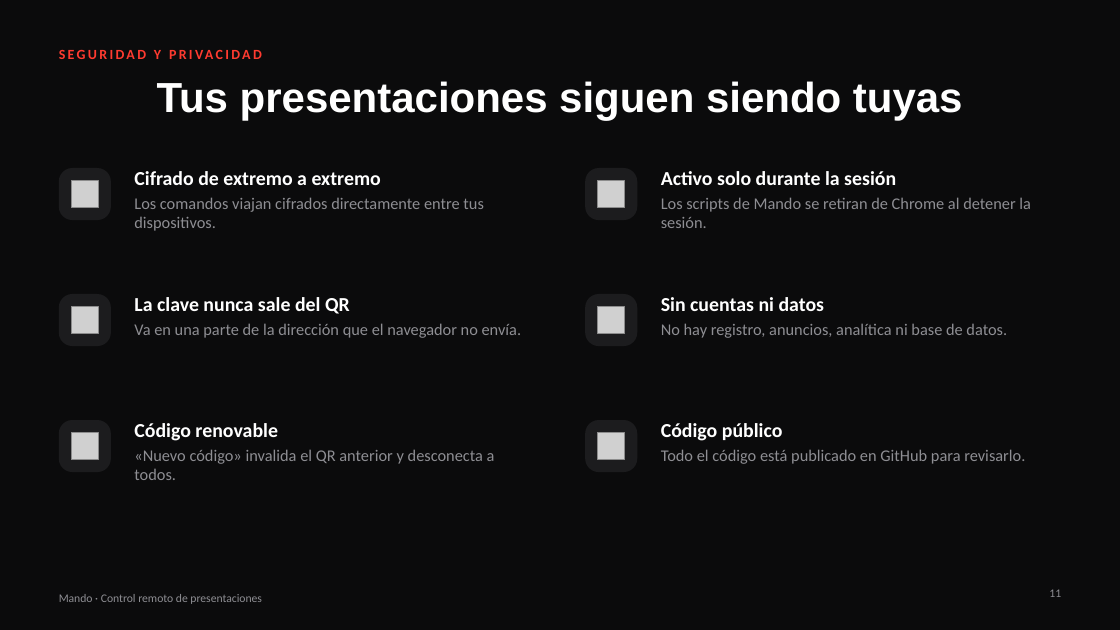
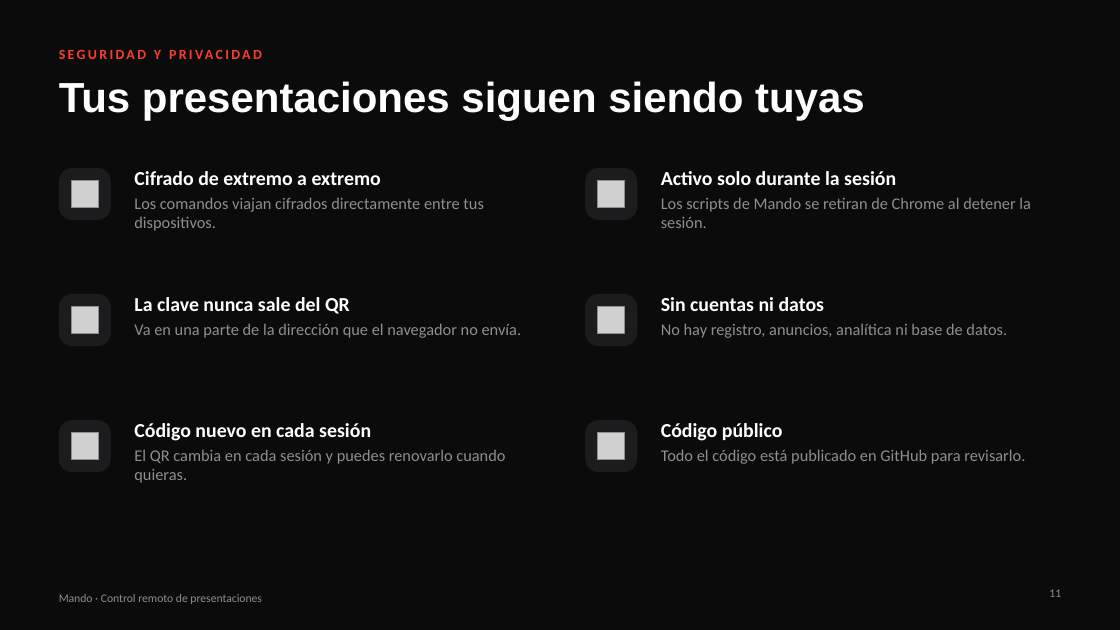
Before and after one commit to mjmc4498/mando, a slide deck: slide 11 of presentacion/mando.pptx. Drawn at 1120x630 pixels with LibreOffice and Linux fonts; fonts in the diff are those of the drawing; grey boxes stand for pictures. Boxes give left, top, right and bottom in pixels: in the first picture for what was removed or moved away, otherwise in the second. Text is boxed around its words. In the diff, an @@ line names an element or a change of style, - is before the commit and + after.

```diff
--- a/presentacion/mando.pptx
+++ b/presentacion/mando.pptx
@@ title "Tus presentaciones siguen siendo tuyas" at (59, 81, 865, 121): alignment centre to left @@
@@ text at (134, 423, 505, 483): text changed @@
-Código renovable
-«Nuevo código» invalida el QR anterior y desconecta a todos.
+Código nuevo en cada sesión
+El QR cambia en cada sesión y puedes renovarlo cuando quieras.
```
Also in this commit, not shown: 13 other slides changed, 1 slide added.
